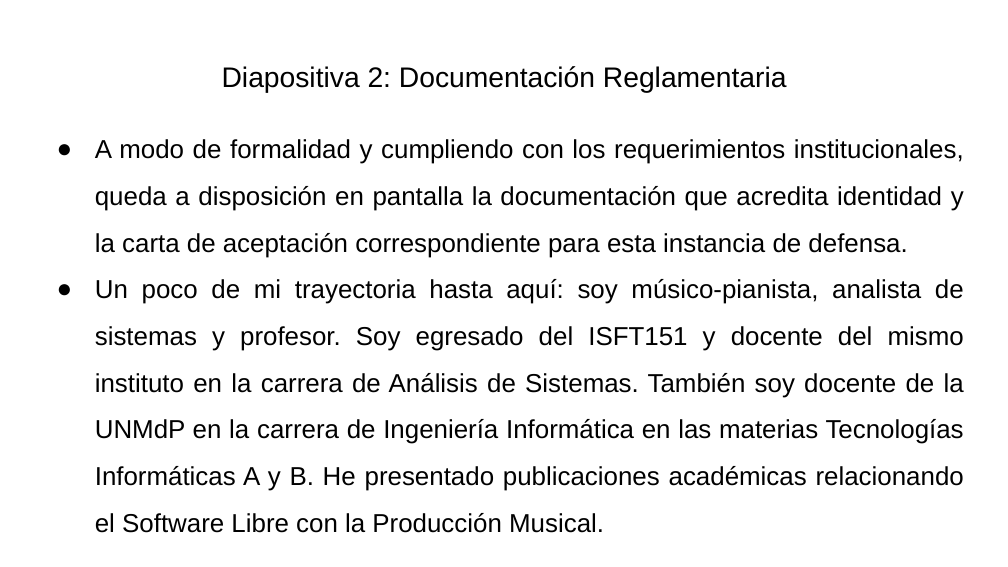
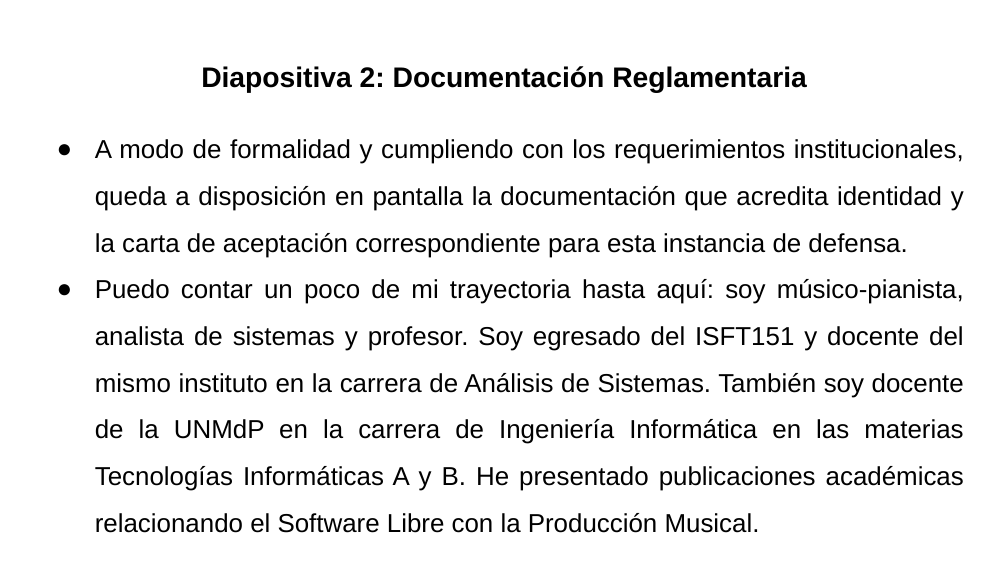
Before and after one commit to gabrielinuz/gabrielinuz.github.io, a slide deck: slide 3 of doc/GUION_DE_DEFENSA_LTE.pptx. Drawn at 1008x567 pixels with LibreOffice and Linux fonts; fonts in the diff are those of the drawing. Boxes give left, top, right and bottom in pixels: in the first picture for what was removed or moved away, otherwise in the second. Text is boxed around its words. In the diff, an @@ line names an element or a change of style, - is before the commit and + after.

```diff
--- a/doc/GUION_DE_DEFENSA_LTE.pptx
+++ b/doc/GUION_DE_DEFENSA_LTE.pptx
@@ title "Diapositiva 2: Documentación Reglamentaria" at [201, 66, 807, 93]: bold on @@
@@ text at [95, 279, 964, 533]: text changed @@
-● Un poco de mi trayectoria hasta aquí: soy músico-pianista, analista de sistemas y profesor. Soy egresado del ISFT151 y docente del mismo instituto en la carrera de Análisis de Sistemas. También soy docente de la UNMdP en la carrera de Ingeniería Informática en las materias Tecnologías Informáticas A y B. He presentado publicaciones académicas relacionando el Software Libre con la Producción Musical.
+● Puedo contar un poco de mi trayectoria hasta aquí: soy músico-pianista, analista de sistemas y profesor. Soy egresado del ISFT151 y docente del mismo instituto en la carrera de Análisis de Sistemas. También soy docente de la UNMdP en la carrera de Ingeniería Informática en las materias Tecnologías Informáticas A y B. He presentado publicaciones académicas relacionando el Software Libre con la Producción Musical.
```
Also in this commit, not shown: 18 other slides changed, 1 other file.
